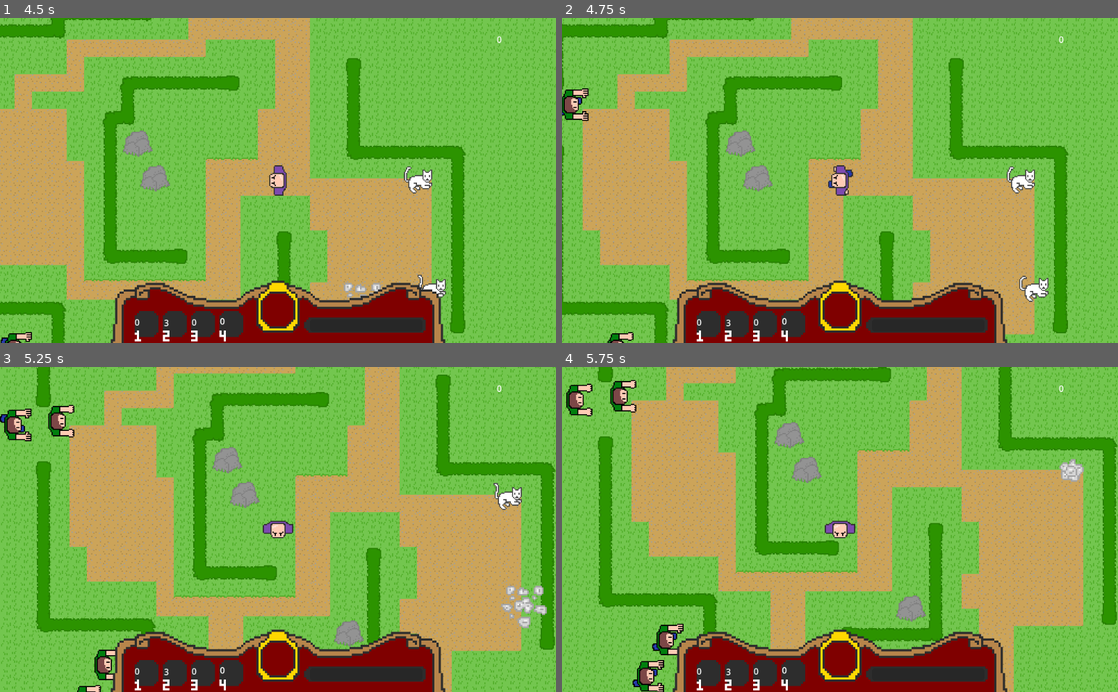
Above: before the commit, frames 1-4 (two rows, left to right).
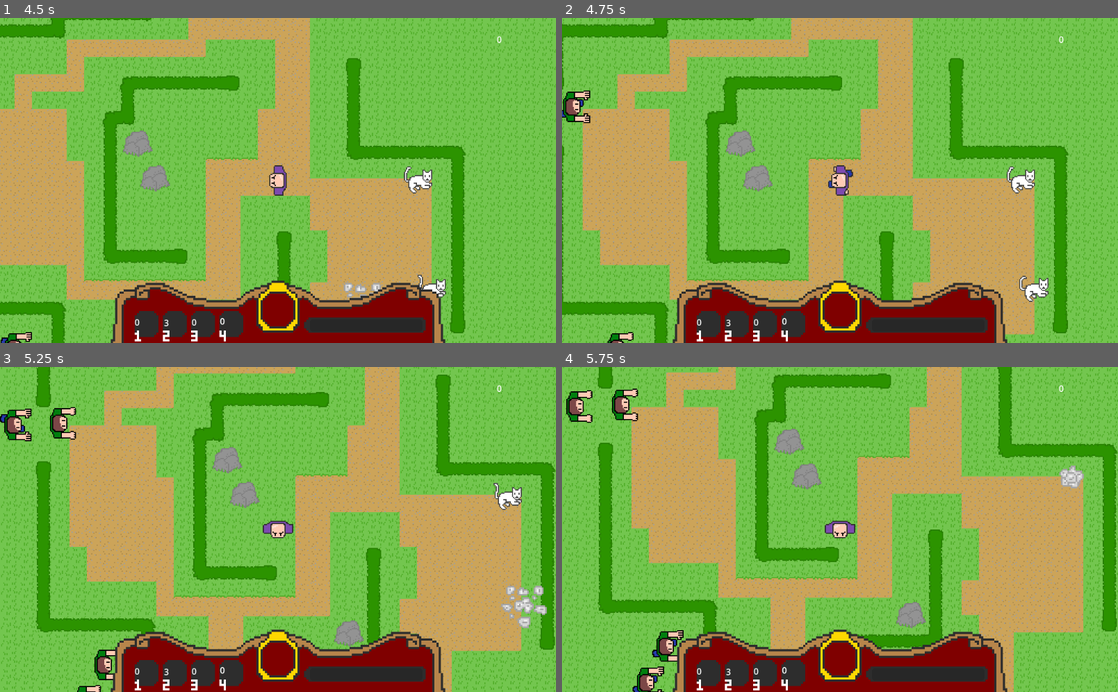
Above: after the commit, the same moments.

Repository: JessicaCC-gd/GGJ2024-2_4_1
Game: Godot game, scene res://level.tscn
The game is run twice, just before and just after one commit, with the same random seed, the same clock (stepped at 60 frames per second) and the same inputs.
Inputs:
- Up to frame 1 (4.5 s): tap Enter at 0.5 s; hold Right (move_right) 0.53-1.28 s; tap 1 (action_1) every 0.75 s from 0.6 to 4.35 s; hold Down (move_down) 1.28-2.03 s; hold Right (move_right) 2.03-2.78 s; hold Up (move_up) 2.78-3.53 s; hold Left (move_left) from 3.53 s (still down)
- Up to frame 2 (4.75 s): keep holding Left (move_left)
- Up to frame 3 (5.25 s): release Left (move_left) at 5.03 s; hold Down (move_down) from 5.03 s (still down); tap 1 (action_1) at 5.1 s
- Up to frame 4 (5.75 s): keep holding Down (move_down)

Frame 1 is identical in both runs. In frame 2, 0.3% of the frame differs, in the area x 0-6%, y 21-33%; in frame 3, 0.3%; in frame 4, 23%, in the area x 0-100%, y 0-100%.

Commit message:
more colllisions

Diff:
--- a/enemy.tscn
+++ b/enemy.tscn
@@ -57,9 +57,11 @@
 }]
 
 [sub_resource type="CircleShape2D" id="CircleShape2D_pe2hc"]
-radius = 11.0
+radius = 16.0
 
 [node name="enemy" type="CharacterBody2D"]
+collision_layer = 2
+collision_mask = 7
 script = ExtResource("1_r2d8k")
 
 [node name="AnimatedSprite2D" type="AnimatedSprite2D" parent="."]
@@ -67,7 +69,6 @@
 animation = &"walk"
 
 [node name="CollisionShape2D" type="CollisionShape2D" parent="."]
-position = Vector2(0, 1)
 shape = SubResource("CircleShape2D_pe2hc")
 
 [node name="RayCast2D" type="RayCast2D" parent="."]
--- a/player.tscn
+++ b/player.tscn
@@ -1,11 +1,11 @@
 [gd_scene load_steps=11 format=3 uid="uid://d1mse10v0ltx4"]
 
 [ext_resource type="Script" path="res://player.gd" id="1_axhjp"]
-[ext_resource type="Texture2D" uid="uid://dq4k2skts0vk" path="res://assets/sprites/player_walk.png" id="1_melsa"]
+[ext_resource type="Texture2D" uid="uid://bu4q2xw6wcqhi" path="res://assets/sprites/player_walk.png" id="1_melsa"]
 [ext_resource type="Script" path="res://temp.gd" id="3_0es82"]
 
 [sub_resource type="CapsuleShape2D" id="CapsuleShape2D_hspqp"]
-radius = 9.0
+radius = 15.0
 
 [sub_resource type="AtlasTexture" id="AtlasTexture_irrv4"]
 atlas = ExtResource("1_melsa")
@@ -57,10 +57,10 @@
 
 [node name="Player" type="CharacterBody2D"]
 collision_layer = 4
+collision_mask = 3
 script = ExtResource("1_axhjp")
 
 [node name="CollisionShape2D" type="CollisionShape2D" parent="."]
-rotation = 1.5708
 shape = SubResource("CapsuleShape2D_hspqp")
 
 [node name="AnimatedSprite2D" type="AnimatedSprite2D" parent="."]
Not shown: 1 places in enemy.tscn that only renumber resources
Not shown: 1 places in level.tscn that only renumber resources
Not shown: 1 places in tileset.tres that only renumber resources
